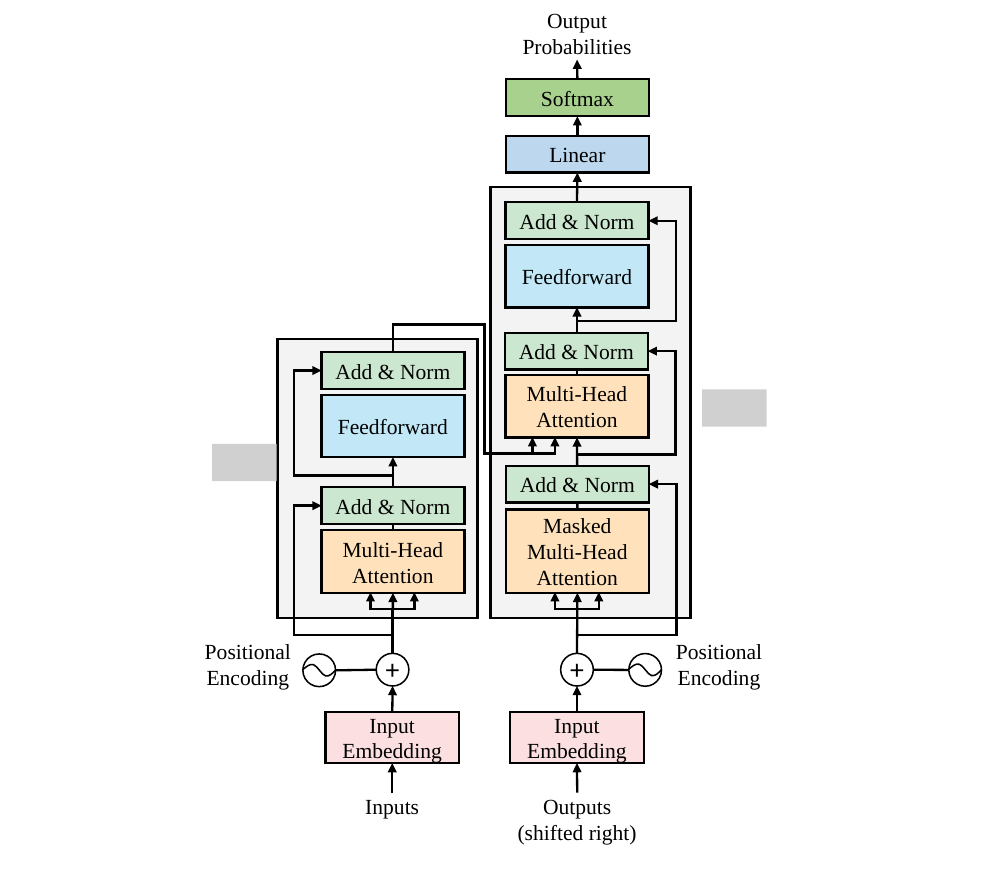
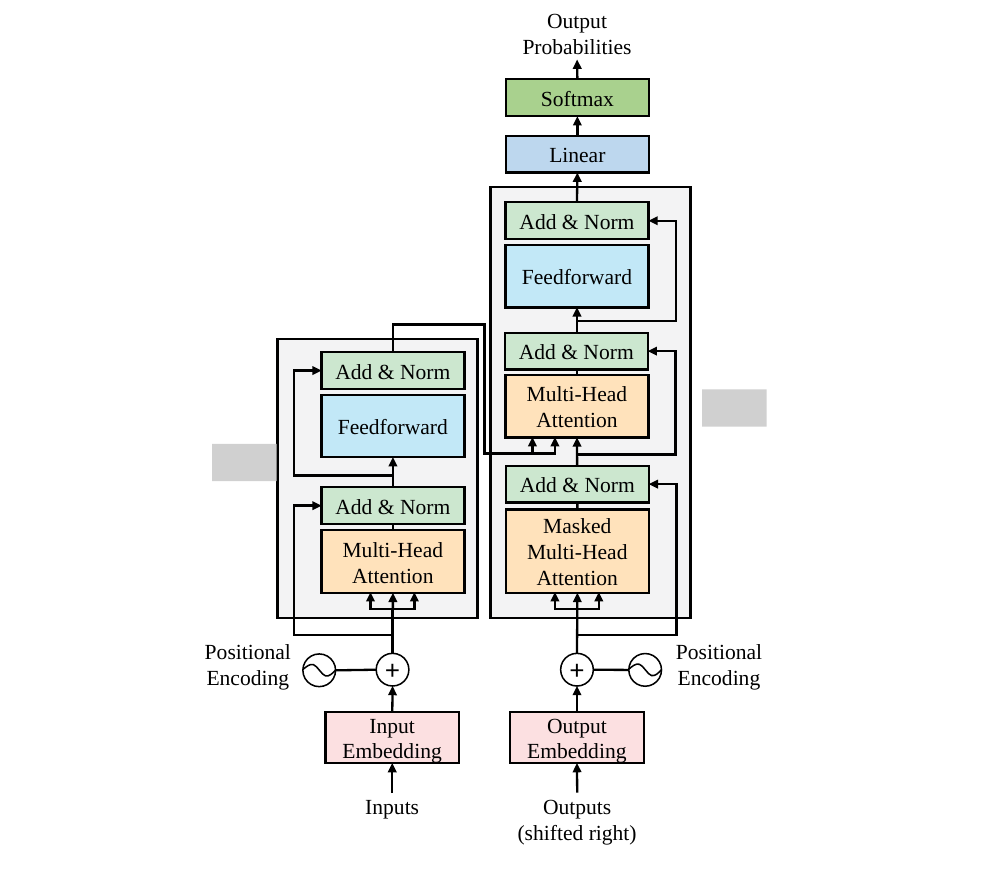
Before and after one commit to ZBLRobot/d2glm, a slide deck: slide 2 of chapter_02_getting_started_with_architecture_of_the_transformer_model/screenshots/Transformer.pptx. Drawn at 1008x872 pixels with LibreOffice and Linux fonts; fonts in the diff are those of the drawing; grey boxes stand for pictures. Boxes give left, top, right and bottom in pixels: in the first picture for what was removed or moved away, otherwise in the second. Text is boxed around its words. In the diff, an @@ line names an element or a change of style, - is before the commit and + after.

```diff
--- a/chapter_02_getting_started_with_architecture_of_the_transformer_model/screenshots/Transformer.pptx
+++ b/chapter_02_getting_started_with_architecture_of_the_transformer_model/screenshots/Transformer.pptx
@@ text in rectangle at bbox=[527, 718, 626, 764]: text changed @@
-Input Embedding
+Output Embedding
```
Also in this commit, not shown: 1 other slide changed, 3 slides added, 7 other files.
